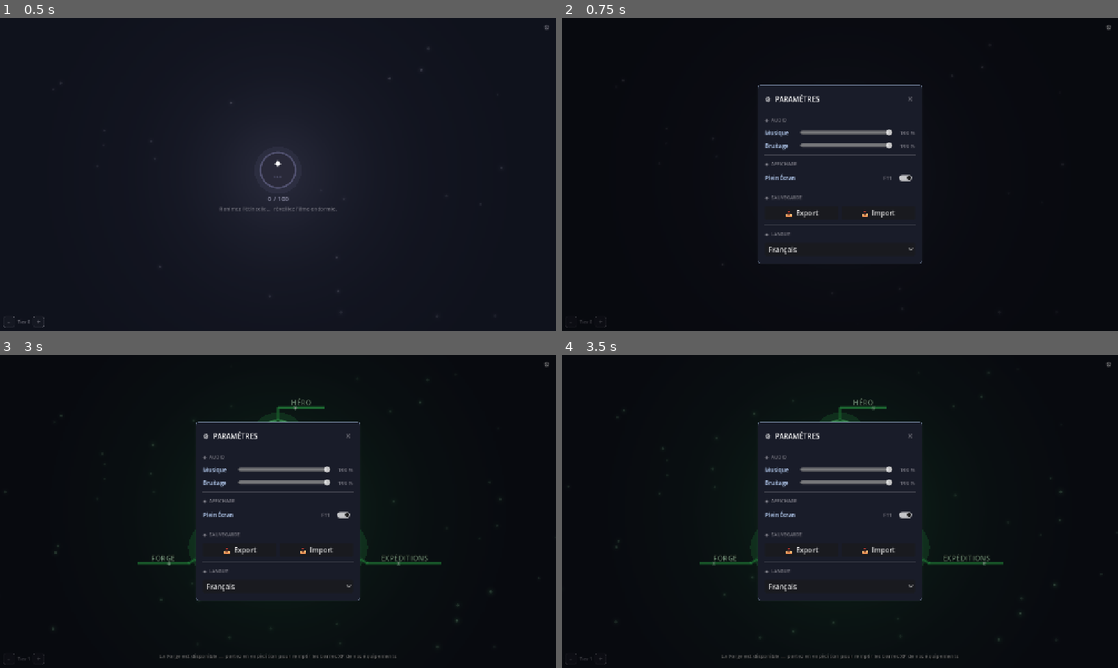
Above: before the commit, frames 1-4 (two rows, left to right).
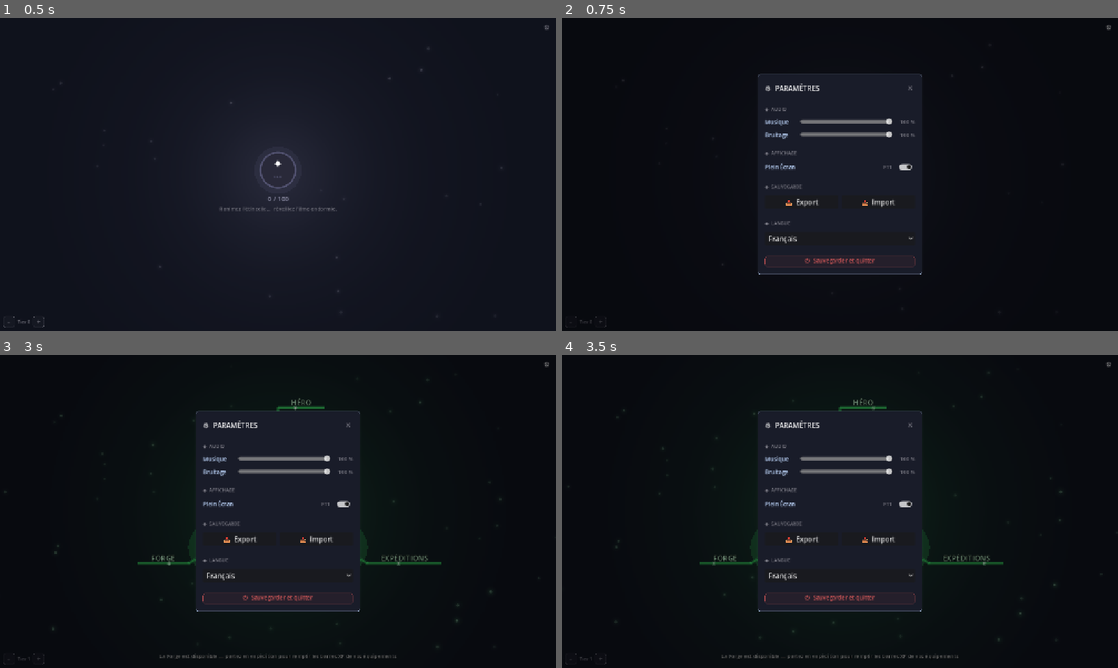
Above: after the commit, the same moments.

Repository: Rhend/Reliquary
Game: Godot game, scene res://scenes/village/village.tscn
Two runs of this game, one before a commit and one after it. Both use one fixed random seed, a clock stepped at 60 frames per second and the inputs below.
Inputs:
- Up to frame 1 (0.5 s): no input
- Up to frame 2 (0.75 s): click "⚙" at 0.5 s
- Up to frame 3 (3 s): click "−" at 1.25 s; click "+" at 2 s; click "⚙" at 2.75 s
- Up to frame 4 (3.5 s): no input

Frame 1 is identical in both runs. In frame 2, 3.0% of the frame differs, in the area x 35-65%, y 17-82%; in frame 3, 3.1%; in frame 4, 3.1%.

Commit message:
feat(settings): bouton "Sauvegarder et quitter" dans les Parametres
Nouvelle section en bas du panneau Parametres : un bouton qui ecrit la
sauvegarde via SaveManager.save() puis ferme l'application.
Necessaire car get_tree().quit() n'emet pas NOTIFICATION_WM_CLOSE_REQUEST
(le flush automatique de SaveManager ne couvre que la fermeture fenetre).

Cles settings.quit FR/EN livrees avec le commit precedent (Translations).

Co-Authored-By: Claude Fable 5 <noreply@anthropic.com>

Diff:
--- a/scenes/village/widgets/SettingsOverlay.gd
+++ b/scenes/village/widgets/SettingsOverlay.gd
@@ -2,7 +2,8 @@
 # SettingsOverlay — Panneau Paramètres modal plein écran.
 #
 # Sections : Audio (musique / SFX) · Affichage (plein écran) ·
-#            Sauvegarde (export / import) · Langue (FR / EN).
+#            Sauvegarde (export / import) · Langue (FR / EN) ·
+#            Quitter (sauvegarde puis ferme l'application).
 #
 # Usage (Village) :
 #   add_child(SettingsOverlay.new())
@@ -139,6 +140,27 @@
 	lang_opt.item_selected.connect(func(idx: int) -> void:
 		GameSettings.set_language(lang_codes[idx]))
 	vb.add_child(lang_opt)
+
+	vb.add_child(_sep())
+
+	# ── QUITTER ──────────────────────────────────────────────
+	# get_tree().quit() n'émet PAS NOTIFICATION_WM_CLOSE_REQUEST :
+	# la sauvegarde doit être écrite explicitement avant de quitter.
+	var quit_btn := Button.new()
+	quit_btn.text = Translations.T("settings.quit")
+	quit_btn.size_flags_horizontal = Control.SIZE_EXPAND_FILL
+	quit_btn.mouse_default_cursor_shape = Control.CURSOR_POINTING_HAND
+	quit_btn.add_theme_font_size_override("font_size", 13)
+	quit_btn.add_theme_color_override("font_color", UIColors.INGREDIENT_MISSING)
+	quit_btn.add_theme_stylebox_override("normal",
+			UIHelpers.card_style(UIColors.INGREDIENT_MISSING, 0.06, 0.35, 1, 5))
+	quit_btn.add_theme_stylebox_override("hover",
+			UIHelpers.card_style(UIColors.INGREDIENT_MISSING, 0.14, 0.70, 1, 5))
+	quit_btn.pressed.connect(func() -> void:
+		SaveManager.save()
+		get_tree().quit()
+	)
+	vb.add_child(quit_btn)
 
 # ─── Fabriques de lignes ──────────────────────────────────────
 
